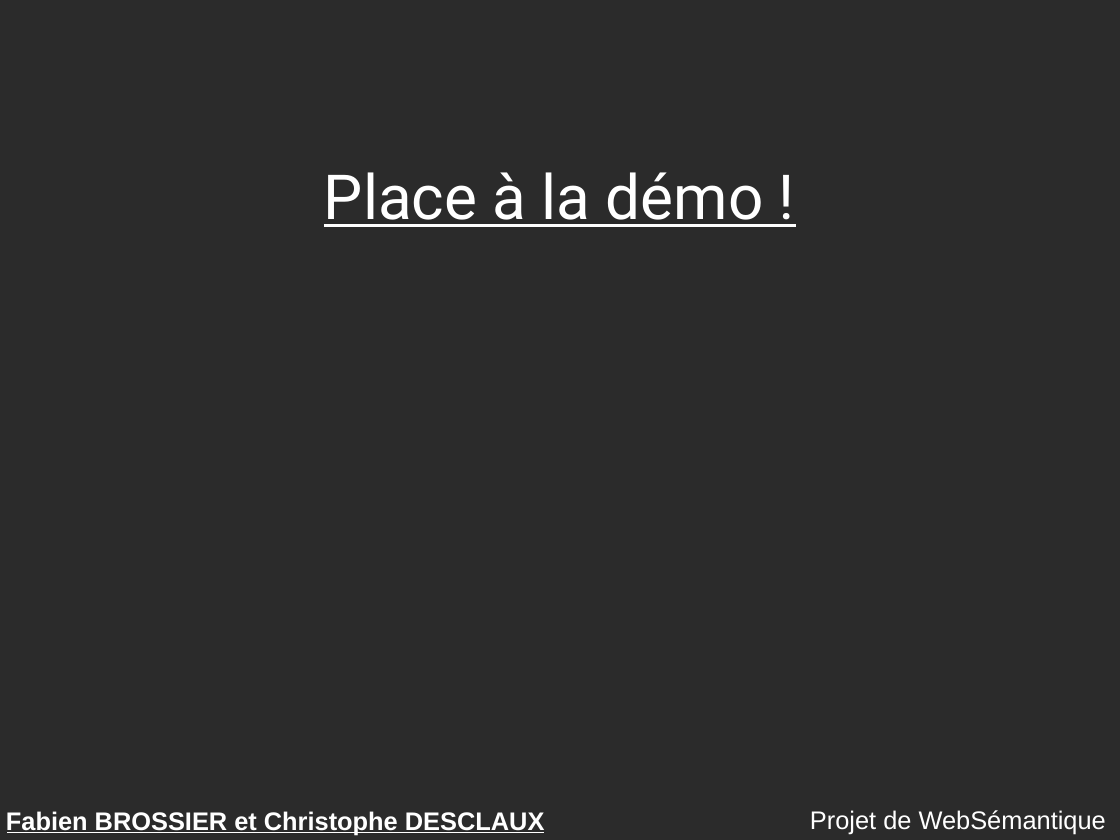
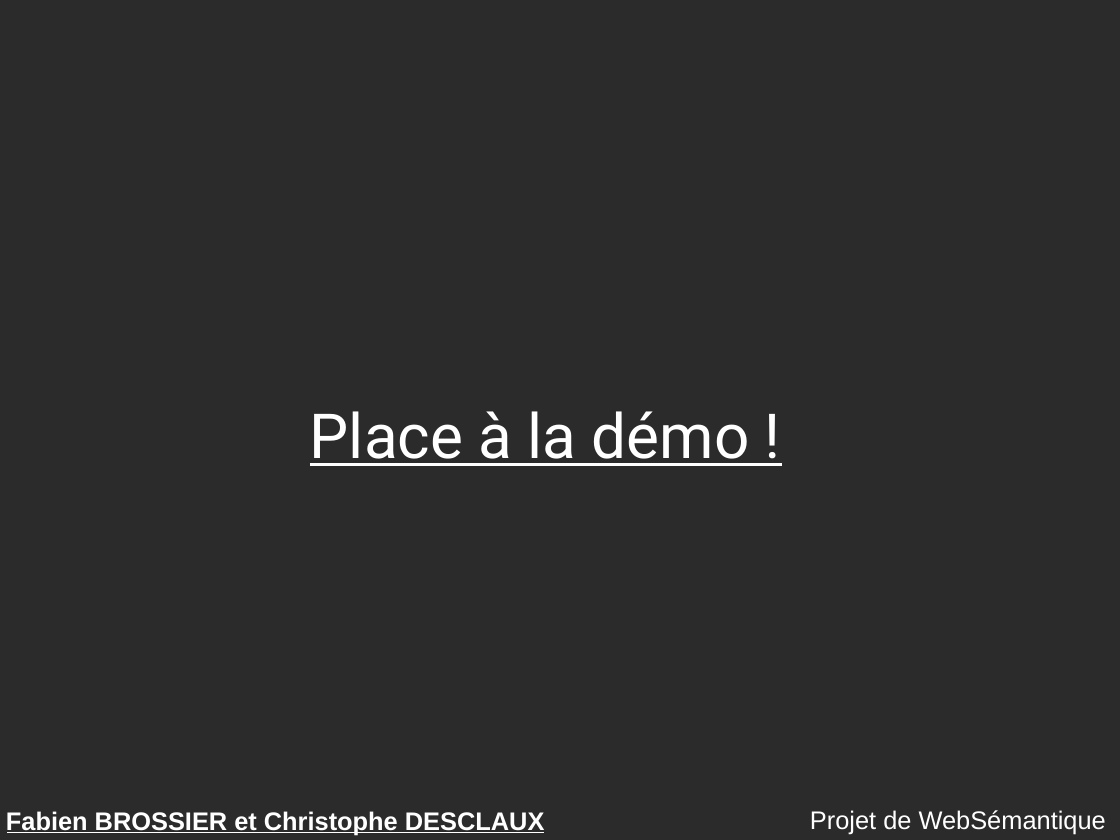
Before and after one commit to descl/TabooGeek, a slide deck: slide 19 of rapport/presentation.odp (slide 20 before the commit). Drawn at 1120x840 pixels with LibreOffice and Linux fonts; fonts in the diff are those of the drawing; background and template pictures are left out; a plain dark background stands for a picture behind light text. Boxes give left, top, right and bottom in pixels: in the first picture for what was removed or moved away, otherwise in the second. Text is boxed around its words. In the diff, an @@ line names an element or a change of style, - is before the commit and + after.

```diff
--- a/rapport/presentation.odp
+++ b/rapport/presentation.odp
@@ title "Place à la démo !" moved from (x1=324, y1=172, x2=764, y2=227) to (x1=310, y1=411, x2=750, y2=466) @@
```
Also in this commit, not shown: 21 other slides changed, 1 slide removed, 1 other file.
